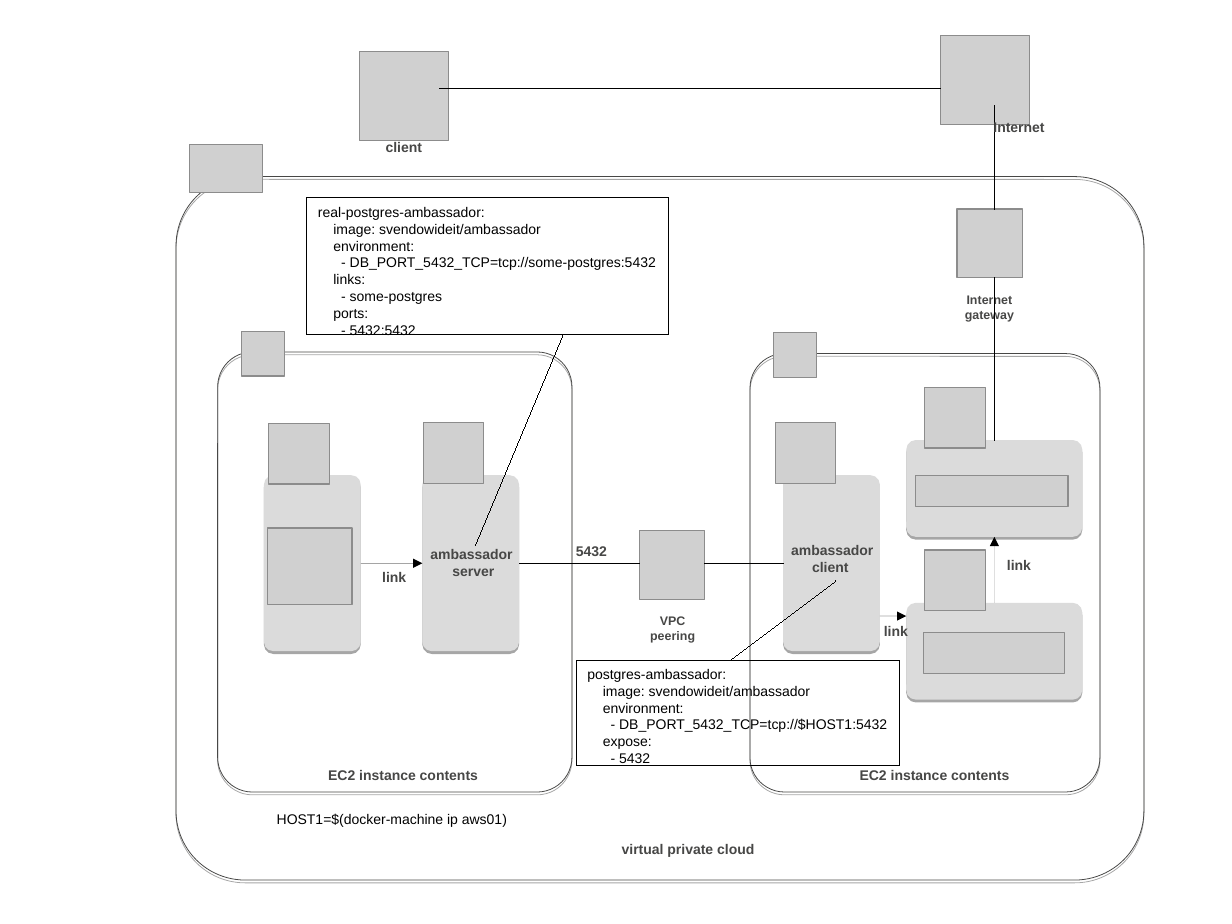
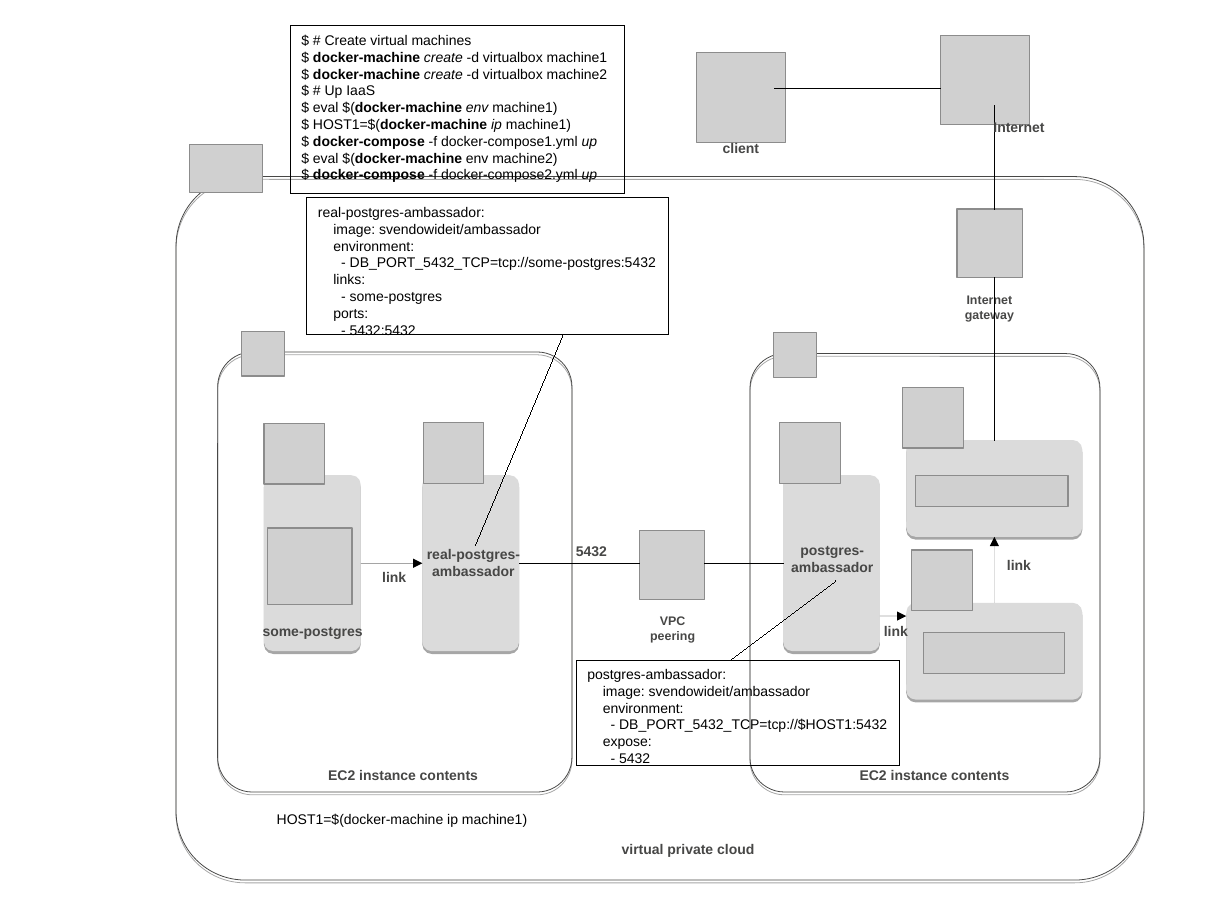
Before and after one commit to carmelocuenca/docker_project, a slide deck: slide 2 of ambassador.odp. Drawn at 1232x924 pixels with LibreOffice and Linux fonts; fonts in the diff are those of the drawing; grey boxes stand for pictures. Boxes give left, top, right and bottom in pixels: in the first picture for what was removed or moved away, otherwise in the second. Text is boxed around its words. In the diff, an @@ line names an element or a change of style, - is before the commit and + after.

```diff
--- a/ambassador.odp
+++ b/ambassador.odp
@@ rectangle added at bbox=[291, 26, 625, 193], outline #000000 0 pt, 9 pt, text #000000 @@
+$ # Create virtual machines
+$ docker-machine create -d virtualbox machine1
+$ docker-machine create -d virtualbox machine2
+$ # Up IaaS
+$ eval $(docker-machine env machine1)
+$ HOST1=$(docker-machine ip machine1)
+$ docker-compose -f docker-compose1.yml up
+$ eval $(docker-machine env machine2)
+$ docker-compose -f docker-compose2.yml up
@@ picture: place and size @@
-picture at bbox=[360, 51, 449, 141]
+picture at bbox=[696, 53, 786, 142]
@@ line moved from (940, 88) - (440, 88) to (940, 88) - (775, 88) @@
@@ text "client": place and size @@
-text "client" at bbox=[386, 142, 422, 152]
+text "client" at bbox=[723, 142, 759, 153]
@@ picture: place and size @@
-picture at bbox=[926, 387, 986, 447]
+picture at bbox=[903, 387, 964, 447]
@@ picture: place and size @@
-picture at bbox=[268, 424, 329, 484]
+picture at bbox=[264, 424, 324, 484]
@@ picture: place and size @@
-picture at bbox=[776, 423, 836, 483]
+picture at bbox=[780, 423, 841, 483]
@@ text at bbox=[427, 549, 520, 576]: text changed @@
-ambassador
-server
+real-postgres-ambassador
@@ text at bbox=[800, 546, 864, 558]: paragraph added @@
+postgres-
@@ text at bbox=[812, 562, 848, 572]: paragraph removed @@
-client
@@ picture: place and size @@
-picture at bbox=[926, 550, 986, 610]
+picture at bbox=[912, 550, 973, 610]
@@ text added at bbox=[263, 627, 363, 639], 9 pt, text #474746, bold @@
+some-postgres
@@ text at bbox=[277, 813, 527, 827]: text changed @@
-HOST1=$(docker-machine ip aws01)
+HOST1=$(docker-machine ip machine1)
```
Also in this commit, not shown: 8 other files.
